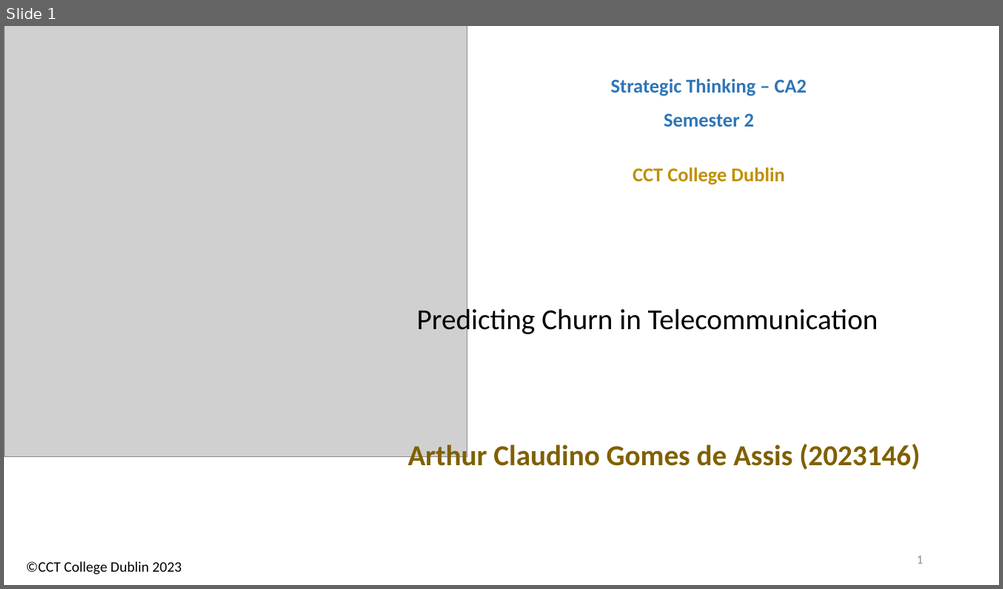
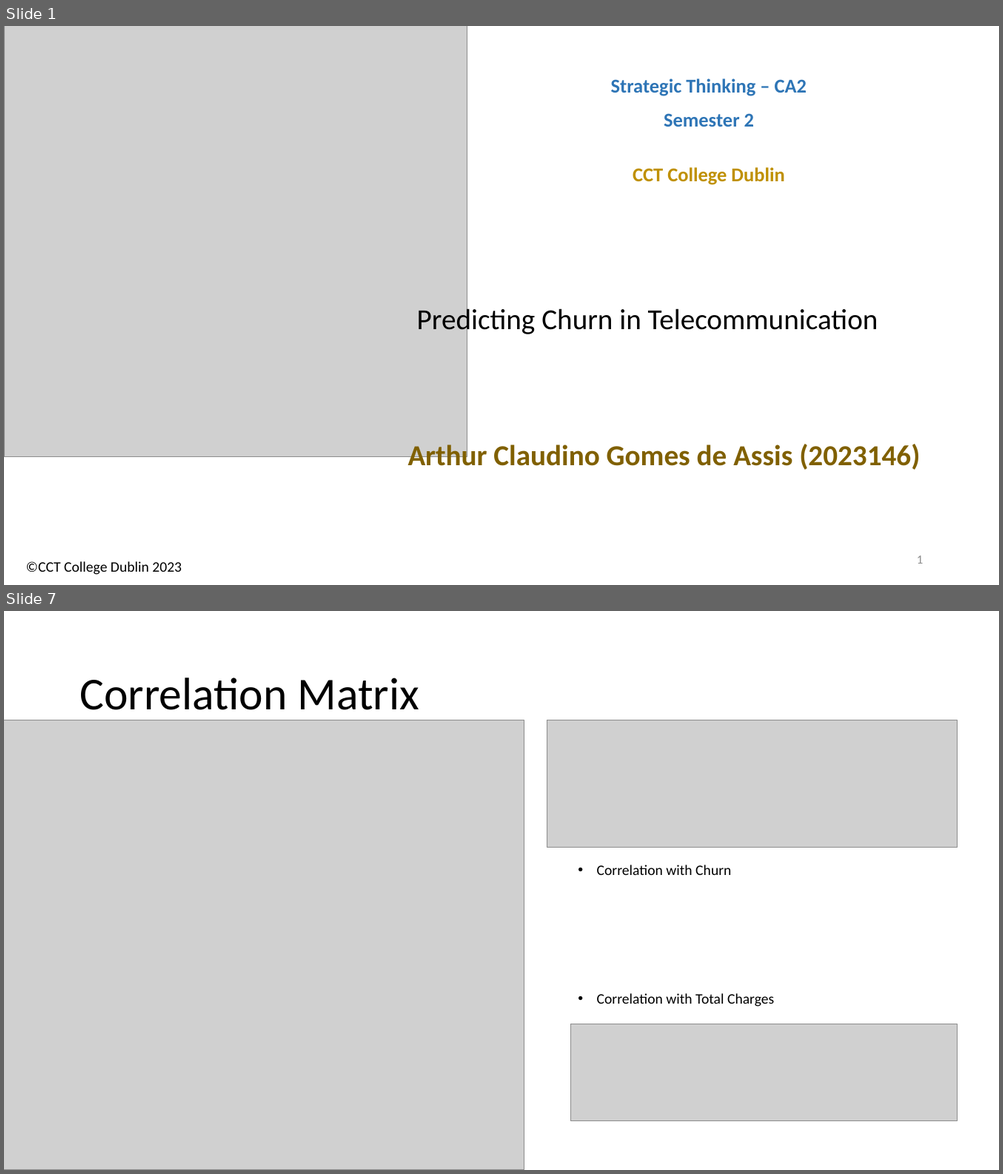
Before and after one commit to arthurcct2023/Python-Predicting-Churn-in-Telecommunication, a slide deck: ArthurAssis_ST_HDip_CA2_Semester2.pptx. Shown one above the other, each under a label of ours: slide 1 before the commit, slides 1 and 7 after it; the slides between them are not shown. The pictures are 1003x589 and 1003x1174 pixels, drawn with LibreOffice and Linux fonts; fonts in the diff are those of the drawing; grey boxes stand for pictures. Boxes give left, top, right and bottom in pixels: in the first picture for what was removed or moved away, otherwise in the second. Text is boxed around its words. In the diff, an @@ line names an element or a change of style, - is before the commit and + after.

```diff
--- a/ArthurAssis_ST_HDip_CA2_Semester2.pptx
+++ b/ArthurAssis_ST_HDip_CA2_Semester2.pptx
@@ slide 7 added at (x1=4, y1=611, x2=999, y2=1170), background #FFFFFF @@
@@ title added at (x1=79, y1=678, x2=419, y2=721), 44 pt, text #000000 @@
+Correlation Matrix
@@ picture added at (x1=4, y1=721, x2=524, y2=1170) @@
@@ picture added at (x1=547, y1=721, x2=957, y2=848) @@
@@ text added at (x1=597, y1=865, x2=731, y2=875), 14 pt, text #000000 @@
+• Correlation with Churn
@@ text added at (x1=597, y1=994, x2=774, y2=1007), 14 pt, text #000000 @@
+• Correlation with Total Charges
@@ picture added at (x1=570, y1=1025, x2=957, y2=1122) @@
```
Also in this commit, not shown: 12 other slides added, 5 slides removed, 8 other files.
